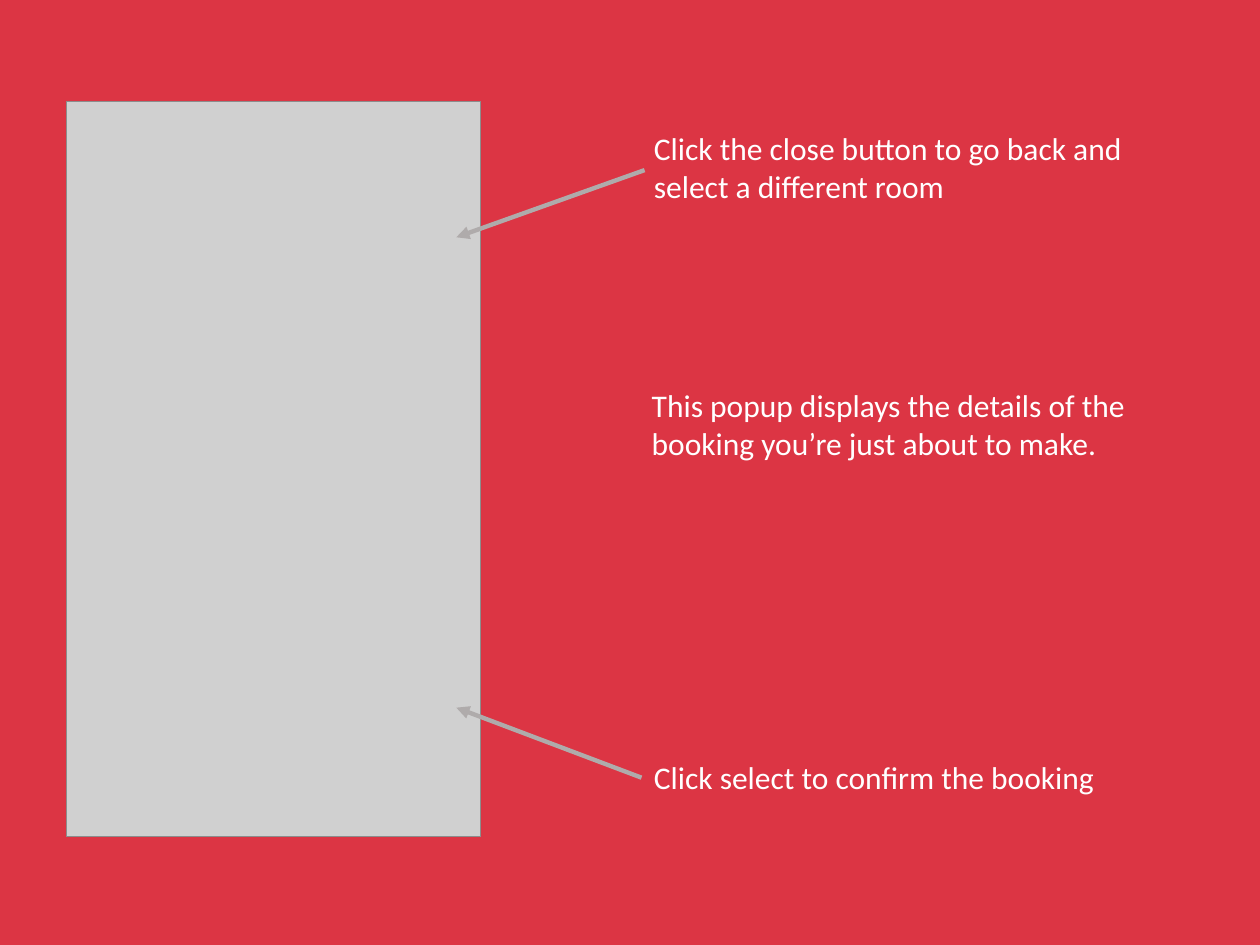
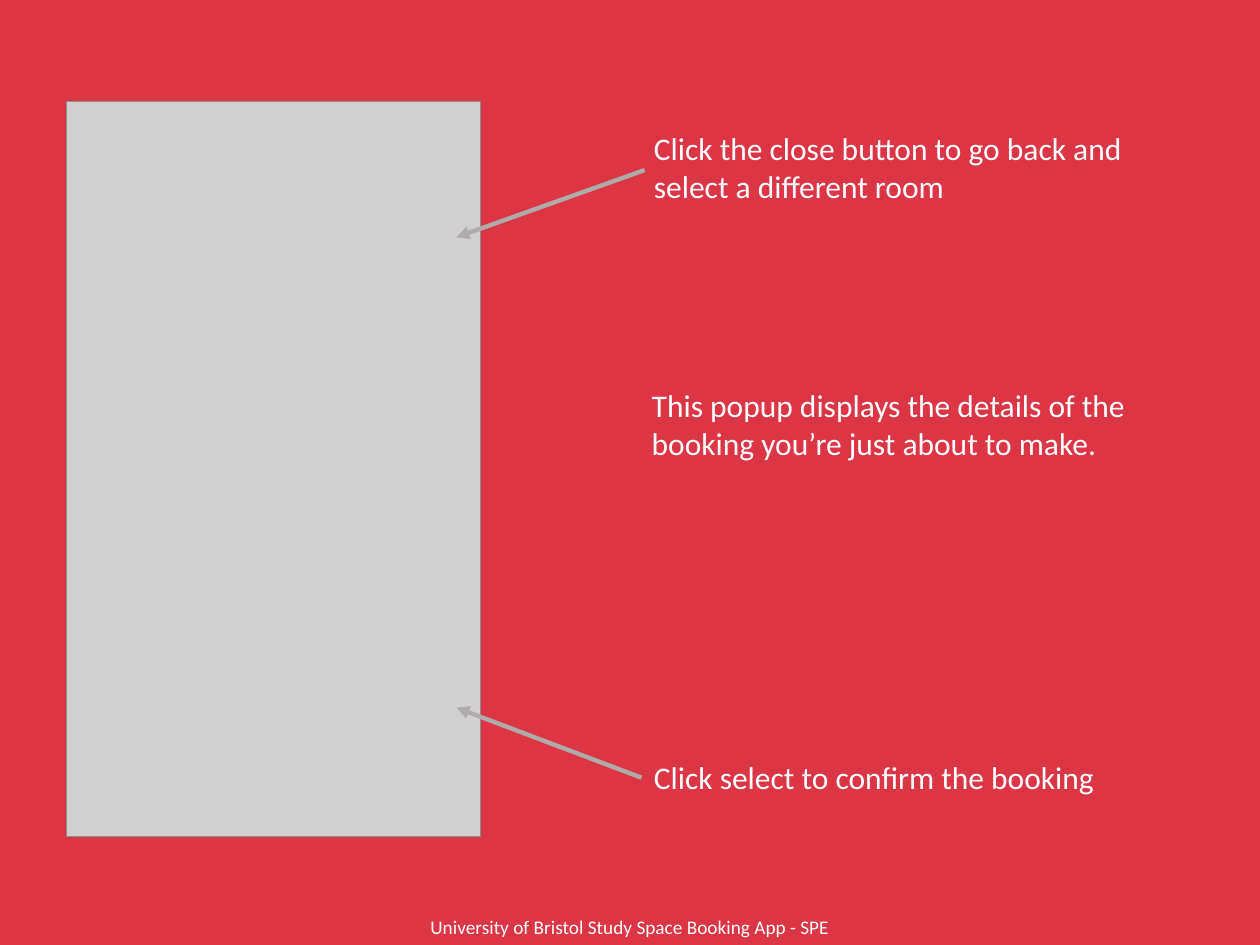
Before and after one commit to ah16165/University-Study-Space-Booking-App, a slide deck: slide 17 of Not_Main_Application/UserManual.pptx. Drawn at 1260x945 pixels with LibreOffice and Linux fonts; fonts in the diff are those of the drawing; grey boxes stand for pictures. Boxes give left, top, right and bottom in pixels: in the first picture for what was removed or moved away, otherwise in the second. Text is boxed around its words. In the diff, an @@ line names an element or a change of style, - is before the commit and + after.

```diff
--- a/Not_Main_Application/UserManual.pptx
+++ b/Not_Main_Application/UserManual.pptx
@@ text added at <box>430,920,828,938</box>, 11 pt, text #FFFFFF @@
+University of Bristol Study Space Booking App - SPE
```
Also in this commit, not shown: 19 other slides changed, 4 slides added, 1 slide removed, 1 other file.
